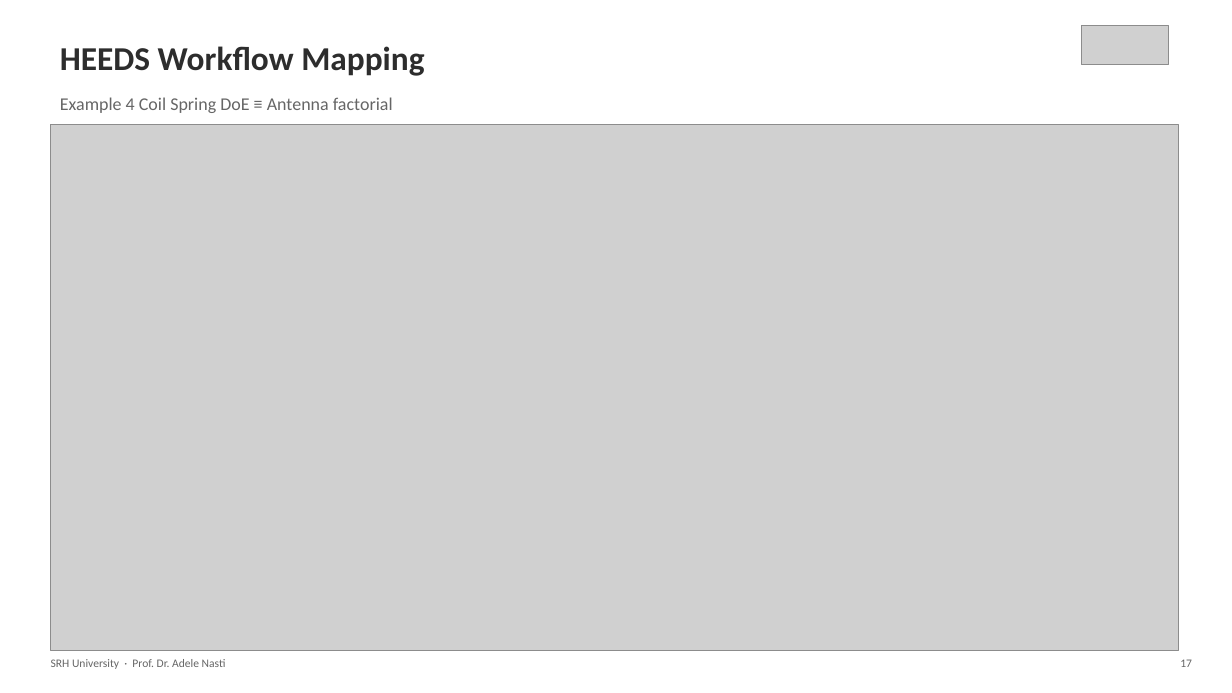
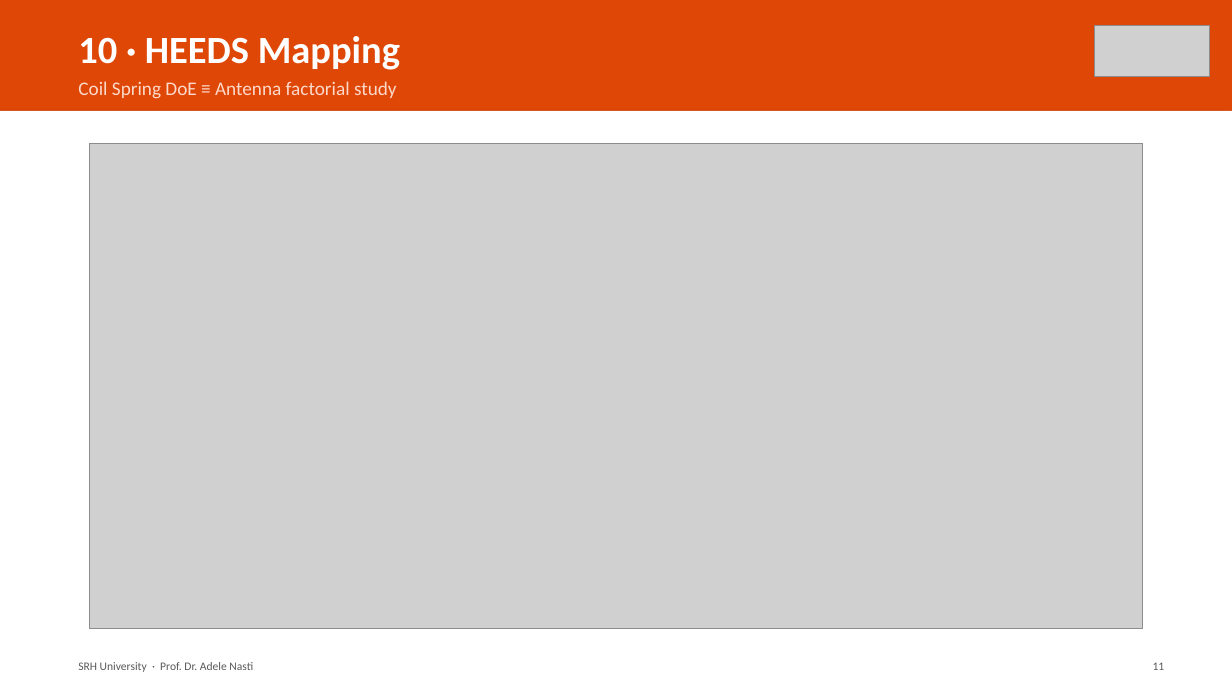
Before and after one commit to msv-codesync/digital-twin-twinblitz, a slide deck: slide 11 of public/project/Exam_Presentation_Antenna_RUL_SRH.pptx (slide 17 before the commit). Drawn at 1232x693 pixels with LibreOffice and Linux fonts; fonts in the diff are those of the drawing; grey boxes stand for pictures. Boxes give left, top, right and bottom in pixels: in the first picture for what was removed or moved away, otherwise in the second. Text is boxed around its words. In the diff, an @@ line names an element or a change of style, - is before the commit and + after.

```diff
--- a/public/project/Exam_Presentation_Antenna_RUL_SRH.pptx
+++ b/public/project/Exam_Presentation_Antenna_RUL_SRH.pptx
@@ rectangle added at [0, 0, 1232, 111], fill #DF4707 @@
@@ picture: place and size @@
-picture at [1081, 26, 1168, 65]
+picture at [1095, 26, 1210, 77]
@@ text at [78, 36, 400, 70]: text changed; size 26 to 30 pt; text colour #2D2D2D to #FFFFFF @@
-HEEDS Workflow Mapping
+10 · HEEDS Mapping
@@ text at [78, 81, 397, 99]: text changed; size 14 to 15 pt; text colour #666666 to #FDD9C9 @@
-Example 4 Coil Spring DoE ≡ Antenna factorial
+Coil Spring DoE ≡ Antenna factorial study
@@ rectangle: place and size @@
-rectangle at [0, 0, 1232, 693]
+rectangle at [0, 111, 1232, 693]
@@ picture: place and size @@
-picture at [51, 125, 1178, 651]
+picture at [89, 143, 1143, 628]
@@ text "SRH University · Prof. Dr. ...": place and size @@
-text "SRH University · Prof. Dr. ..." at [51, 659, 226, 669]
+text "SRH University · Prof. Dr. ..." at [78, 662, 253, 672]
@@ text "SRH University · Prof. Dr. ..." at [78, 662, 253, 672]: text colour #666666 to #5A5A5A @@
@@ text removed at [1180, 659, 1192, 667] @@
-17
@@ text added at [1153, 662, 1165, 670], 9 pt, text #5A5A5A @@
+11
```
Also in this commit, not shown: 9 other slides changed, 6 slides added, 13 slides removed, 22 other files.
